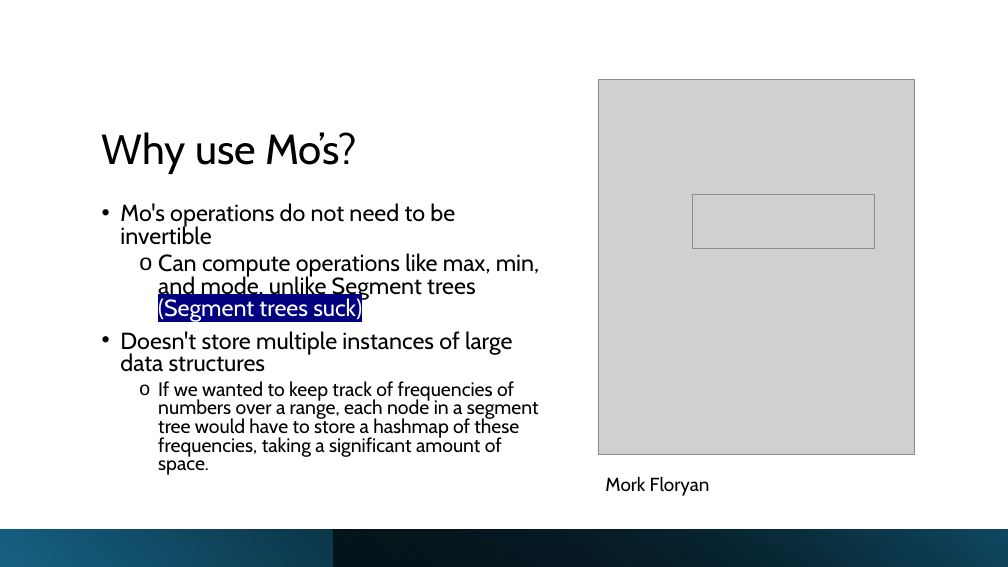
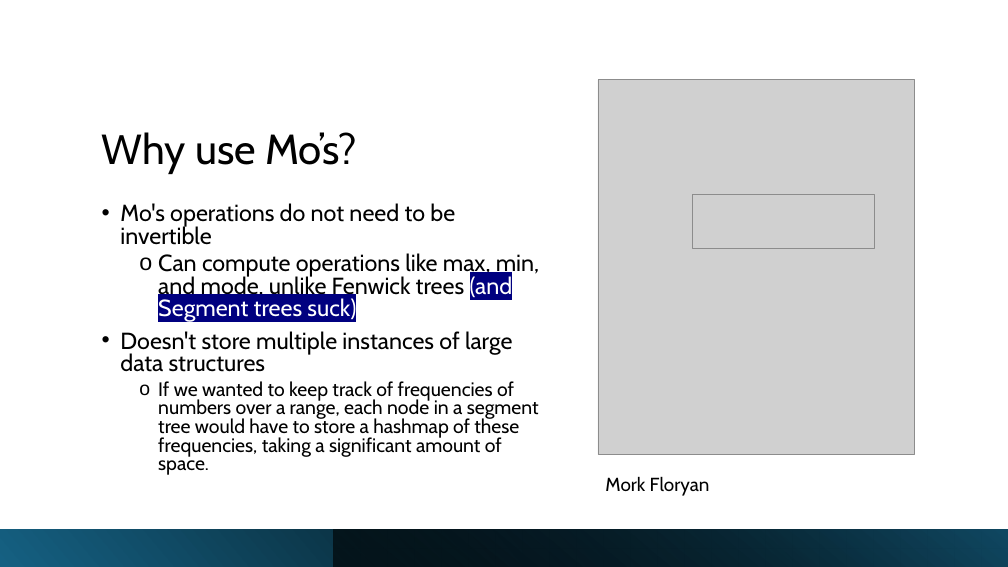
Before and after one commit to ItsGotToBeThere/mos_algorithm, a slide deck: slide 12 of Mos_Presentation.pptx. Drawn at 1008x567 pixels with LibreOffice and Linux fonts; fonts in the diff are those of the drawing; grey boxes stand for pictures. Boxes give left, top, right and bottom in pixels: in the first picture for what was removed or moved away, otherwise in the second. Text is boxed around its words. In the diff, an @@ line names an element or a change of style, - is before the commit and + after.

```diff
--- a/Mos_Presentation.pptx
+++ b/Mos_Presentation.pptx
@@ text at box(158, 253, 539, 322): text changed @@
-  o Can compute operations like max, min, and mode, unlike Segment trees (Segment trees suck)
+  o Can compute operations like max, min, and mode, unlike Fenwick trees (and Segment trees suck)
```
Also in this commit, not shown: 7 other slides changed, 1 other file.
